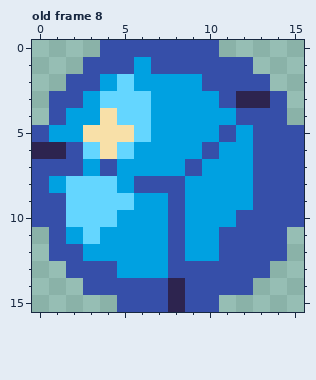
Two states of a animated GIF sprite, morphball transition.gif. This is how it looked before the edit.
The file is 16x16 pixels, 8 frames. Shown: old frame 8.
The result:
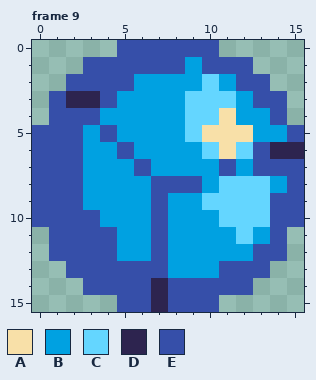
Palette (. is transparent): A #f8e0a8  B #00a1e1  C #64d6ff  D #2d244f  E #364fa9
What changed:
{"change": "frames 8 -> 9"}
{"where": "frame 9 against old frame 8"}
{"frame":9,"y":0,"x":4,"old":"E","new":"."}
{"frame":9,"y":1,"x":6,"old":"B","new":"E"}
{"frame":9,"y":1,"x":9,"old":"E","new":"B"}
{"frame":9,"y":2,"x":4,"old":"BC","new":"EE"}
{"frame":9,"y":2,"x":10,"old":"EE","new":"CB"}
{"frame":9,"y":3,"x":2,"old":"EBCCC","new":"DDEBB"}
{"frame":9,"y":3,"x":9,"old":"BBEDD","new":"CCCBE"}
{"frame":9,"y":4,"x":2,"old":"BBACC","new":"EEBBB"}
{"frame":9,"y":4,"x":9,"old":"BBBEE","new":"CCABB"}
{"frame":9,"y":5,"x":1,"old":"BBAAAC","new":"EEBEBB"}
{"frame":9,"y":5,"x":9,"old":"BBEBEE","new":"CAAABB"}
{"frame":9,"y":6,"x":0,"old":"DD","new":"EE"}
{"frame":9,"y":6,"x":3,"old":"CAC","new":"BBE"}
{"frame":9,"y":6,"x":10,"old":"EBB","new":"CAC"}
{"frame":9,"y":6,"x":14,"old":"EE","new":"DD"}
{"frame":9,"y":7,"x":4,"old":"E","new":"B"}
{"frame":9,"y":7,"x":6,"old":"B","new":"E"}
{"frame":9,"y":7,"x":9,"old":"E","new":"B"}
{"frame":9,"y":7,"x":11,"old":"B","new":"E"}
{"frame":9,"y":8,"x":1,"old":"BCCC","new":"EEBB"}
{"frame":9,"y":8,"x":6,"old":"E","new":"B"}
{"frame":9,"y":8,"x":9,"old":"B","new":"E"}
{"frame":9,"y":8,"x":11,"old":"BBEE","new":"CCCB"}
{"frame":9,"y":9,"x":2,"old":"CCCC","new":"EBBB"}
{"frame":9,"y":9,"x":7,"old":"BE","new":"EB"}
{"frame":9,"y":9,"x":10,"old":"BBBE","new":"CCCC"}
{"frame":9,"y":10,"x":2,"old":"CCC","new":"EEB"}
{"frame":9,"y":10,"x":7,"old":"BE","new":"EB"}
{"frame":9,"y":10,"x":11,"old":"BEE","new":"CCC"}
{"frame":9,"y":11,"x":2,"old":"BCB","new":"EEE"}
{"frame":9,"y":11,"x":7,"old":"BE","new":"EB"}
{"frame":9,"y":11,"x":11,"old":"EEE","new":"BCB"}
{"frame":9,"y":12,"x":3,"old":"BB","new":"EE"}
{"frame":9,"y":12,"x":7,"old":"BE","new":"EB"}
{"frame":9,"y":12,"x":11,"old":"EE","new":"BB"}
{"frame":9,"y":13,"x":5,"old":"BBBEEE","new":"EEEBBB"}
{"frame":9,"y":14,"x":7,"old":"ED","new":"DE"}
{"frame":9,"y":15,"x":7,"old":"ED","new":"DE"}
{"label":"changed","picture_box":[32,40,304,312]}
